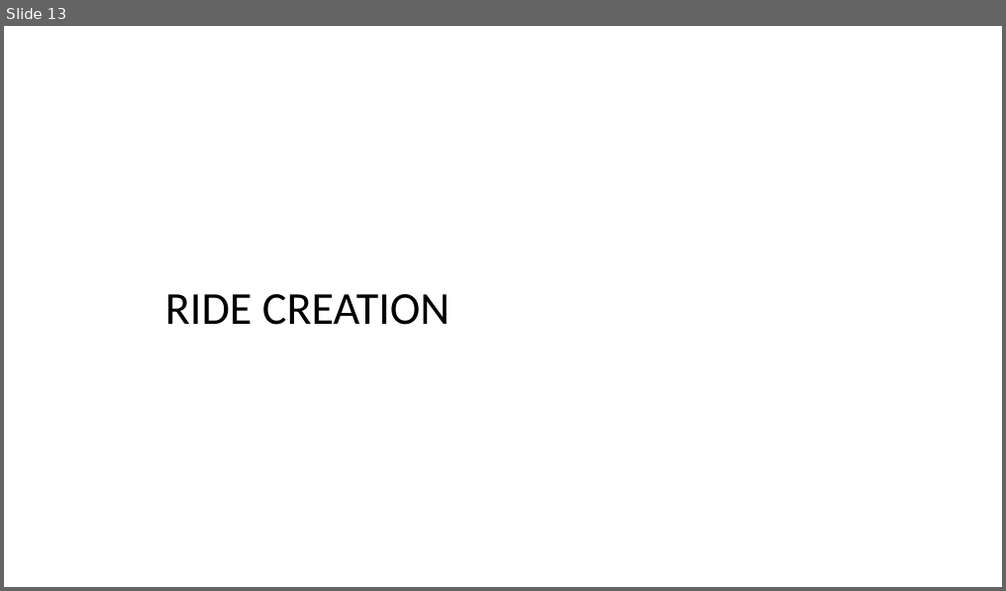
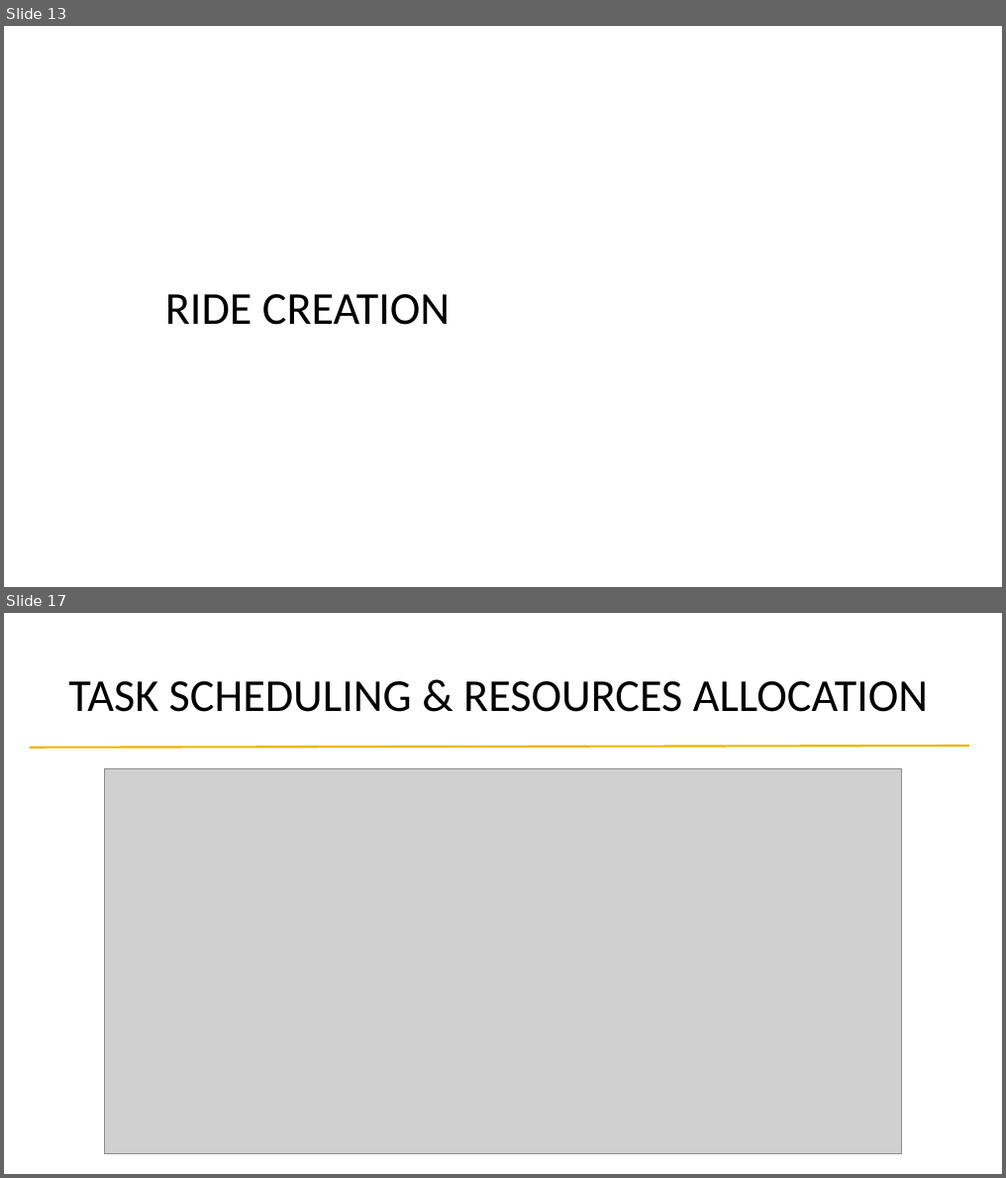
Before and after one commit to alessandrobaldassari/se2-polimi-baldassari-bendin-giarola, a slide deck: Final Presentation/Presentation.pptx. Shown one above the other, each under a label of ours: slide 13 before the commit, slides 13 and 17 after it; the slides between them are not shown. The pictures are 1006x591 and 1006x1178 pixels, drawn with LibreOffice and Linux fonts; fonts in the diff are those of the drawing; grey boxes stand for pictures; background and template pictures are left out. Boxes give left, top, right and bottom in pixels: in the first picture for what was removed or moved away, otherwise in the second. Text is boxed around its words. In the diff, an @@ line names an element or a change of style, - is before the commit and + after.

```diff
--- a/Final Presentation/Presentation.pptx
+++ b/Final Presentation/Presentation.pptx
@@ slide 17 added at <box>4,613,1002,1174</box>, background #FFFFFF @@
@@ title added at <box>68,681,928,712</box>, 44 pt, text #000000 @@
+TASK SCHEDULING & RESOURCES ALLOCATION
@@ line added from (30, 748) to (969, 746), #EEB500 2 pt @@
@@ picture added at <box>104,768,902,1154</box> @@
```
Also in this commit, not shown: 3 other slides added, 3 other files.
